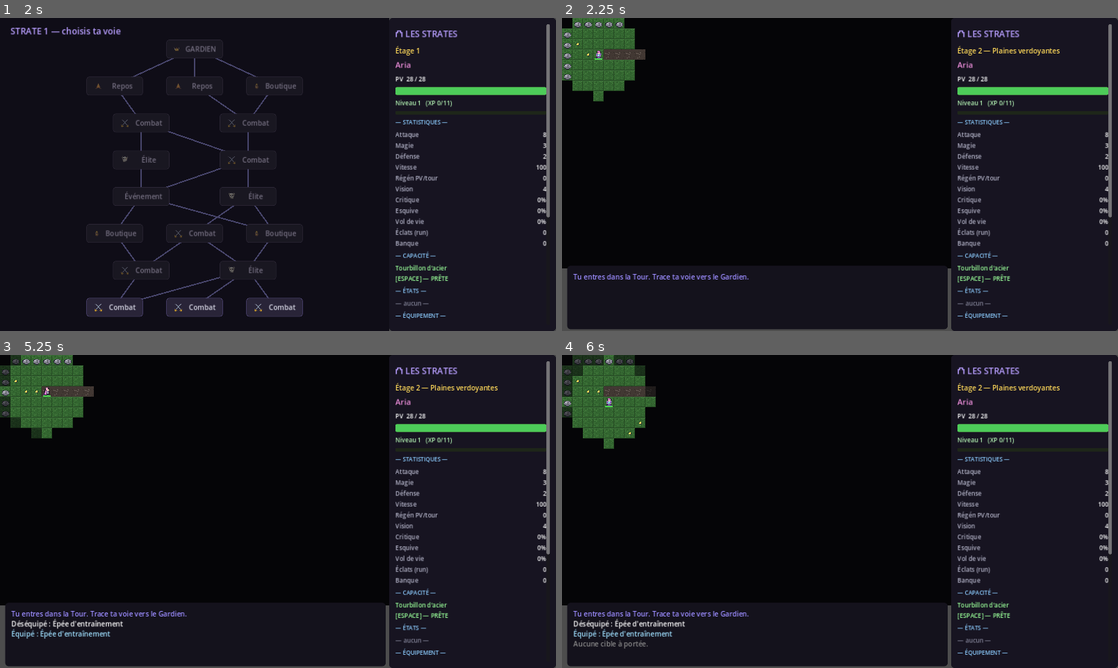
Above: before the commit, frames 1-4 (two rows, left to right).
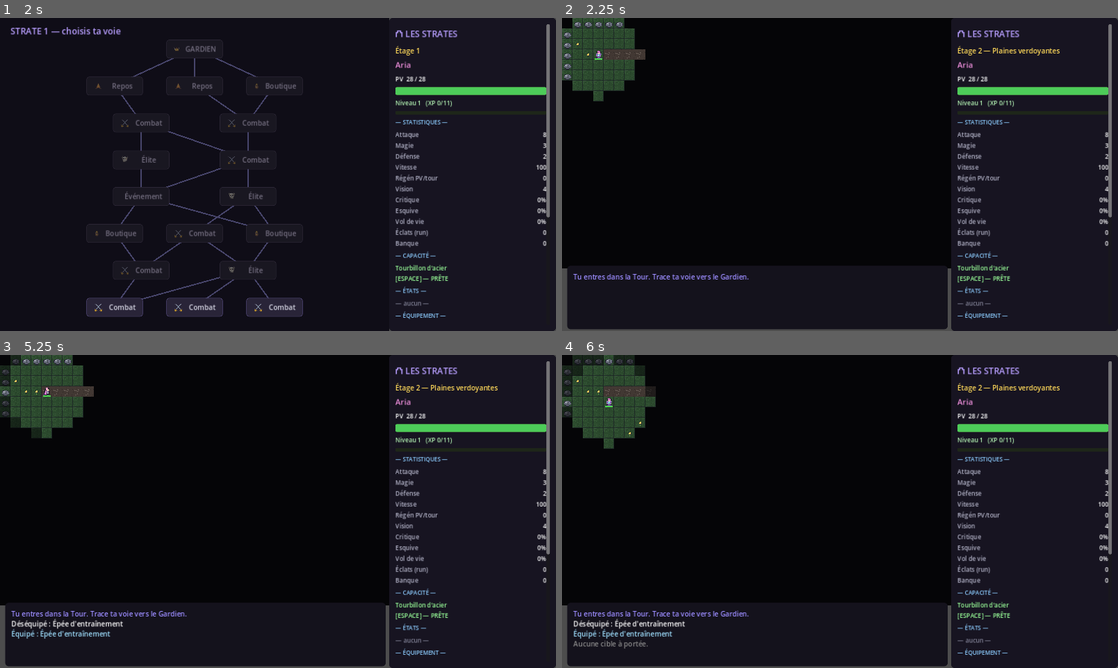
Above: after the commit, the same moments.

Repository: silversoulicious-lgtm/rpg-rogue-like-
Game: Godot game, scene res://scenes/Main.tscn
Two runs of this game, one before a commit and one after it. Both use one fixed random seed, a clock stepped at 60 frames per second and the inputs below.
Inputs:
- Up to frame 1 (2 s): click "▶ Nouvelle Ascension" at 0.5 s; click "Choisir" at 1.25 s
- Up to frame 2 (2.25 s): click "Combat" at 2 s
- Up to frame 3 (5.25 s): tap Enter at 2.75 s; hold D 2.78-3.5 s; tap I at 2.85 s; tap Space at 3.02 s; click "Déséquiper" at 3.5 s; click "Équiper" at 4.25 s; click "Fermer [I / Échap]" at 5 s
- Up to frame 4 (6 s): tap Space at 5.75 s; hold S from 5.78 s (still down); tap Enter at 5.85 s

Frame 1 is identical in both runs. In frame 2, 2.3% of the frame differs, in the area x 0-14%, y 0-27%; in frame 3, 2.3%; in frame 4, 2.5%, in the area x 0-17%, y 0-30%.

Commit message:
art: refonte des biomes (monde de jeu) façon « Les Strates » / Moonring
Palettes retravaillées : sombres, désaturées, undertone froid unifié — tout en
gardant chaque biome distinct et lisible (atmosphère plutôt que couleurs vives).
- Toundra : bleu-gris froid au lieu d'un blanc éclatant qui jurait avec l'UI.
- Désert : ocre poussiéreux mat ; Plaine/Forêt : verts assombris et profonds.
- Volcan : basalte quasi-noir faisant ressortir la lave orange (accent franc).
Générateurs améliorés :
- Sol : profondeur (coin éclairé / assombrissement) + liseré d'ombre froide
  qui délimite la case sans bruit, grain peu agité.
- Eau : vagues horizontales stylisées et crêtes éclairées, base plus sombre.

Assets régénérés (Godot 4.3 headless) ; SMOKETEST PASSED.

Co-Authored-By: Claude Opus 4.8 <noreply@anthropic.com>

Diff:
--- a/_assets_gen.gd
+++ b/_assets_gen.gd
@@ -757,18 +757,25 @@
 func _gen_ground(a: Color, b: Color) -> Image:
 	var img := _new(true)
 	img.fill(a)
+	# Grain peu bruité : touches claires éparses + micro-taches sombres.
 	for y in TILE:
 		for x in TILE:
 			var r := rng.randf()
-			if r < 0.13:
-				_px(img, x, y, a.darkened(0.16))
-			elif r > 0.86:
+			if r > 0.90:
 				_px(img, x, y, b)
-	# Liseré sombre discret (délimite la case sans bruit).
+			elif r < 0.06:
+				_px(img, x, y, a.darkened(0.18))
+			elif (x * 5 + y * 3) % 17 == 0:
+				_px(img, x, y, a.lightened(0.05))
+	# Profondeur : coin haut-gauche éclairé, assombrissement vers le bas-droite.
+	for i in range(7):
+		_px(img, i, 0, a.lightened(0.08)); _px(img, 0, i, a.lightened(0.06))
+	for c in [Vector2i(TILE - 1, TILE - 2), Vector2i(TILE - 2, TILE - 1), Vector2i(TILE - 1, TILE - 3)]:
+		_px(img, c.x, c.y, a.darkened(0.22))
+	# Liseré d'ombre froide (délimite la case sans casser l'ambiance).
 	for i in TILE:
-		_px(img, i, TILE - 1, a.darkened(0.28))
-		_px(img, TILE - 1, i, a.darkened(0.28))
-		_px(img, i, 0, a.lightened(0.04))
+		_px(img, i, TILE - 1, a.darkened(0.32).lerp(INK_SOFT, 0.4))
+		_px(img, TILE - 1, i, a.darkened(0.32).lerp(INK_SOFT, 0.4))
 	return img
 
 func _gen_tree(trunk: Color, leaf: Color, style: String) -> Image:
@@ -817,17 +824,23 @@
 
 func _gen_water(c: Color) -> Image:
 	var img := _new(true)
-	img.fill(c.darkened(0.18))
-	var hi := c.lightened(0.32)
-	var mid := c.lightened(0.08)
-	for y in range(1, TILE, 3):
+	var base := c.darkened(0.28)
+	img.fill(base)
+	var mid := c.lightened(0.04)
+	var hi := c.lightened(0.30)
+	# Vagues horizontales stylisées (décalées d'une rangée à l'autre).
+	for y in range(2, TILE, 4):
+		var off := (y / 4) % 3
 		for x in TILE:
-			var yy := y + ((x / 3) % 2)
+			var yy := y + ((x + off) / 3) % 2
 			if yy < TILE:
-				if (x + y) % 6 < 2:
-					_px(img, x, yy, hi)
-				elif (x + y) % 6 < 4:
-					_px(img, x, yy, mid)
+				_px(img, x, yy, mid)
+				if (x + off) % 6 == 0:
+					_px(img, x, yy, hi)              # crête éclairée
+	# Liseré d'ombre (cohérent avec le sol).
+	for i in TILE:
+		_px(img, i, TILE - 1, base.darkened(0.35))
+		_px(img, TILE - 1, i, base.darkened(0.35))
 	return img
 
 func _gen_decor(c: Color, style: String) -> Image:
--- a/scripts/Data.gd
+++ b/scripts/Data.gd
@@ -135,43 +135,45 @@
 		return lo + sqrt(u * (hi - lo) * (mode - lo))
 	return hi - sqrt((1.0 - u) * (hi - lo) * (hi - mode))
 
+# Palettes retravaillées « Les Strates » : sombres, désaturées, undertone froid
+# unifié (lisibles et atmosphériques, façon Moonring) tout en restant distinctes.
 const BIOMES := [
 	{ "id": "plaine", "name": "Plaines verdoyantes",
 	  "tree_density": 0.05, "rock_density": 0.03, "water_density": 0.04, "decor_density": 0.10, "road": true,
-	  "ground_a": Color(0.20, 0.40, 0.19), "ground_b": Color(0.27, 0.49, 0.24),
-	  "trunk": Color(0.42, 0.28, 0.16), "leaf": Color(0.30, 0.56, 0.26), "tree_style": "round",
-	  "rock": Color(0.55, 0.55, 0.60), "water": Color(0.25, 0.50, 0.85),
-	  "decor": Color(0.95, 0.85, 0.35), "decor_style": "flower" },
+	  "ground_a": Color(0.17, 0.29, 0.18), "ground_b": Color(0.21, 0.35, 0.21),
+	  "trunk": Color(0.34, 0.24, 0.15), "leaf": Color(0.27, 0.45, 0.27), "tree_style": "round",
+	  "rock": Color(0.42, 0.44, 0.50), "water": Color(0.20, 0.42, 0.52),
+	  "decor": Color(0.90, 0.78, 0.35), "decor_style": "flower" },
 	{ "id": "foret", "name": "Forêt profonde",
 	  "tree_density": 0.14, "rock_density": 0.03, "water_density": 0.03, "decor_density": 0.10, "road": true,
-	  "ground_a": Color(0.14, 0.28, 0.15), "ground_b": Color(0.18, 0.34, 0.18),
-	  "trunk": Color(0.34, 0.22, 0.12), "leaf": Color(0.16, 0.40, 0.20), "tree_style": "pine",
-	  "rock": Color(0.40, 0.48, 0.42), "water": Color(0.22, 0.45, 0.70),
-	  "decor": Color(0.85, 0.30, 0.30), "decor_style": "mushroom" },
+	  "ground_a": Color(0.11, 0.21, 0.14), "ground_b": Color(0.14, 0.26, 0.16),
+	  "trunk": Color(0.28, 0.19, 0.12), "leaf": Color(0.16, 0.34, 0.20), "tree_style": "pine",
+	  "rock": Color(0.34, 0.40, 0.40), "water": Color(0.15, 0.32, 0.42),
+	  "decor": Color(0.80, 0.28, 0.30), "decor_style": "mushroom" },
 	{ "id": "desert", "name": "Désert de cendres dorées",
 	  "tree_density": 0.04, "rock_density": 0.06, "water_density": 0.01, "decor_density": 0.07, "road": true,
-	  "ground_a": Color(0.78, 0.68, 0.40), "ground_b": Color(0.85, 0.74, 0.46),
-	  "trunk": Color(0.30, 0.50, 0.28), "leaf": Color(0.36, 0.58, 0.32), "tree_style": "cactus",
-	  "rock": Color(0.70, 0.58, 0.40), "water": Color(0.30, 0.62, 0.80),
-	  "decor": Color(0.92, 0.90, 0.82), "decor_style": "bones" },
+	  "ground_a": Color(0.52, 0.44, 0.30), "ground_b": Color(0.60, 0.51, 0.35),
+	  "trunk": Color(0.30, 0.42, 0.26), "leaf": Color(0.34, 0.50, 0.30), "tree_style": "cactus",
+	  "rock": Color(0.50, 0.42, 0.33), "water": Color(0.24, 0.48, 0.52),
+	  "decor": Color(0.82, 0.80, 0.70), "decor_style": "bones" },
 	{ "id": "toundra", "name": "Toundra gelée",
 	  "tree_density": 0.07, "rock_density": 0.04, "water_density": 0.05, "decor_density": 0.08, "road": false,
-	  "ground_a": Color(0.80, 0.84, 0.90), "ground_b": Color(0.88, 0.91, 0.96),
-	  "trunk": Color(0.36, 0.28, 0.22), "leaf": Color(0.55, 0.70, 0.66), "tree_style": "pine",
-	  "rock": Color(0.62, 0.68, 0.74), "water": Color(0.58, 0.80, 0.90),
-	  "decor": Color(0.70, 0.88, 0.95), "decor_style": "crystal" },
+	  "ground_a": Color(0.40, 0.46, 0.56), "ground_b": Color(0.48, 0.54, 0.64),
+	  "trunk": Color(0.32, 0.26, 0.22), "leaf": Color(0.46, 0.60, 0.62), "tree_style": "pine",
+	  "rock": Color(0.46, 0.52, 0.60), "water": Color(0.38, 0.58, 0.70),
+	  "decor": Color(0.55, 0.82, 0.92), "decor_style": "crystal" },
 	{ "id": "marais", "name": "Marais putride",
 	  "tree_density": 0.08, "rock_density": 0.03, "water_density": 0.14, "decor_density": 0.10, "road": false,
-	  "ground_a": Color(0.24, 0.28, 0.18), "ground_b": Color(0.30, 0.34, 0.22),
-	  "trunk": Color(0.28, 0.24, 0.18), "leaf": Color(0.34, 0.40, 0.24), "tree_style": "dead",
-	  "rock": Color(0.36, 0.40, 0.34), "water": Color(0.26, 0.40, 0.26),
-	  "decor": Color(0.50, 0.62, 0.30), "decor_style": "reed" },
+	  "ground_a": Color(0.19, 0.23, 0.16), "ground_b": Color(0.24, 0.28, 0.19),
+	  "trunk": Color(0.24, 0.21, 0.16), "leaf": Color(0.30, 0.36, 0.22), "tree_style": "dead",
+	  "rock": Color(0.32, 0.36, 0.32), "water": Color(0.20, 0.31, 0.24),
+	  "decor": Color(0.46, 0.58, 0.28), "decor_style": "reed" },
 	{ "id": "volcan", "name": "Terres de feu",
 	  "tree_density": 0.05, "rock_density": 0.08, "water_density": 0.06, "decor_density": 0.07, "road": false,
-	  "ground_a": Color(0.18, 0.15, 0.16), "ground_b": Color(0.24, 0.20, 0.20),
-	  "trunk": Color(0.16, 0.13, 0.13), "leaf": Color(0.22, 0.18, 0.18), "tree_style": "dead",
-	  "rock": Color(0.26, 0.22, 0.24), "water": Color(0.95, 0.45, 0.15),
-	  "decor": Color(1.0, 0.55, 0.20), "decor_style": "ember" },
+	  "ground_a": Color(0.15, 0.12, 0.14), "ground_b": Color(0.20, 0.16, 0.17),
+	  "trunk": Color(0.15, 0.12, 0.12), "leaf": Color(0.20, 0.16, 0.16), "tree_style": "dead",
+	  "rock": Color(0.24, 0.20, 0.23), "water": Color(0.88, 0.42, 0.14),
+	  "decor": Color(0.95, 0.55, 0.20), "decor_style": "ember" },
 ]
 
 ## Renvoie le biome correspondant à un étage (change tous les BIOME_SPAN étages).
Binary file changed: assets/desert_ground.png
Binary file changed: assets/desert_rock.png
Binary file changed: assets/desert_tree.png
Binary file changed: assets/desert_water.png
Binary file changed: assets/foret_decor.png
Binary file changed: assets/foret_ground.png
Binary file changed: assets/foret_rock.png
Binary file changed: assets/foret_tree.png
Binary file changed: assets/foret_water.png
Binary file changed: assets/marais_decor.png
Binary file changed: assets/marais_ground.png
Binary file changed: assets/marais_rock.png
(and 16 more such lines)
